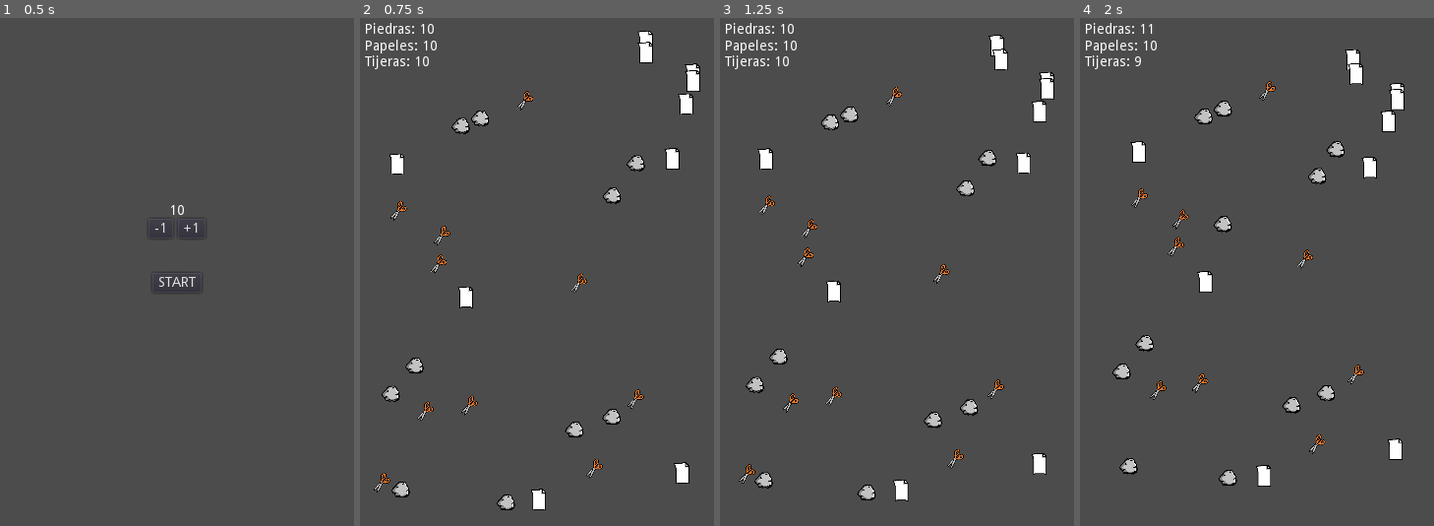
Above: before the commit, frames 1-4 (left to right).
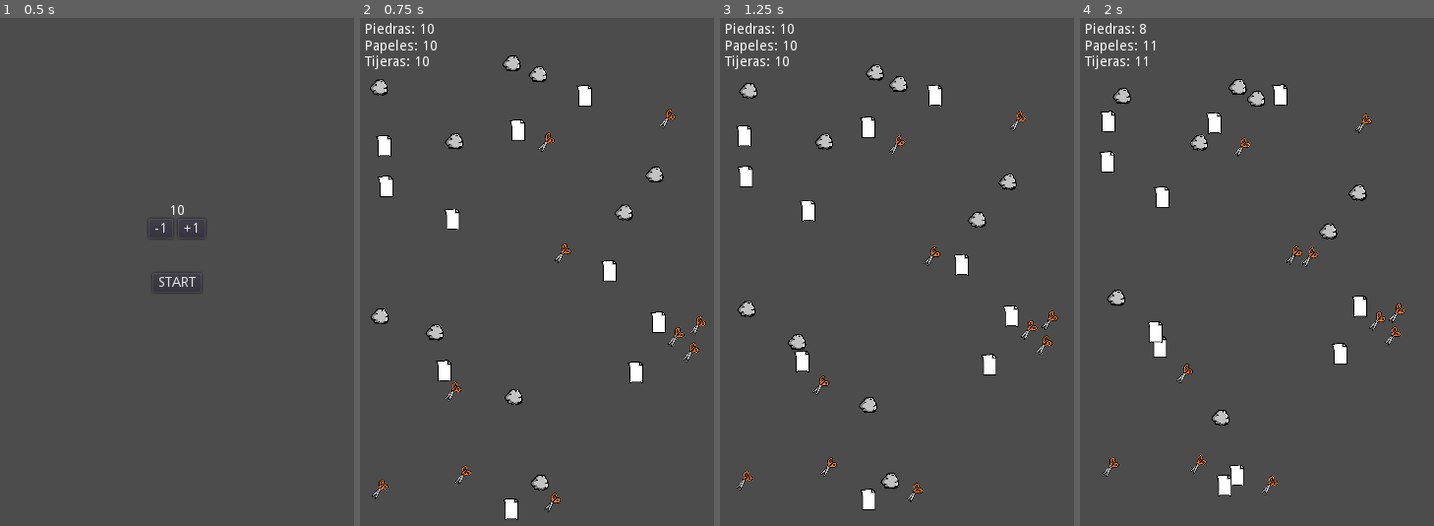
Above: after the commit, the same moments.

Repository: Earthsnake12/PiedraPapelTijera
Game: Godot game, scene res://main/main.tscn
The game is run twice, just before and just after one commit, with the same random seed, the same clock (stepped at 60 frames per second) and the same inputs.
Inputs:
- Up to frame 1 (0.5 s): no input
- Up to frame 2 (0.75 s): click "START" at 0.5 s
- Up to frame 3 (1.25 s): no input
- Up to frame 4 (2 s): no input

Frame 1 is identical in both runs. In frame 2, 6.5% of the frame differs, in the area x 2-98%, y 2-99%; in frame 3, 6.4%; in frame 4, 6.5%.

Commit message:
Coregido el swap de tipo al tocarse, falta el traqueo

Diff:
--- a/elemento/Elemento.gd
+++ b/elemento/Elemento.gd
@@ -2,16 +2,12 @@
 
 export var speed = 100 # Para manejar la velocidad desde afuera
 signal tocado(elemento)
-var screen_size #Tomo el tamaño de la pantalla
 var tipo
 var velocity
 
 # Es llamado cuando se instancia el objeto
 func _ready():
 	randomize()
-	screen_size = get_viewport_rect().size #tomo el tamaño de la ventana
-
-	position = Vector2(rand_range(10, screen_size.x-10), rand_range(10, screen_size.y-10))
 
 # es llamado en cada frame. Delta es el tiempo pasado entre frame
 func _process(delta):
--- a/main/main.gd
+++ b/main/main.gd
@@ -1,11 +1,13 @@
 extends Node
 
 export(PackedScene) var elemento_scene
+var screen_size
 var enJuego = false
 
 # Called when the node enters the scene tree for the first time.
 func _ready():
 	randomize()
+	screen_size = get_viewport().size #tomo el tamaño de la ventana
 
 func _process(delta):
 	var CANT_PIEDRAS = $Control_Piedra.get_child_count()
@@ -29,10 +31,12 @@
 
 func _on_HUD_start_game():
 	get_tree().call_group("elementos", "queue_free")
+
 	var CANT = int($HUD/Control_Start/Cantidad.text)
 
 	for i in CANT*3:
 		var elemento = elemento_scene.instance()
+		elemento.position = Vector2(rand_range(10, screen_size.x-10), rand_range(10, screen_size.y-10))
 
 		if i < CANT:
 			elemento.setTipo("piedra")
